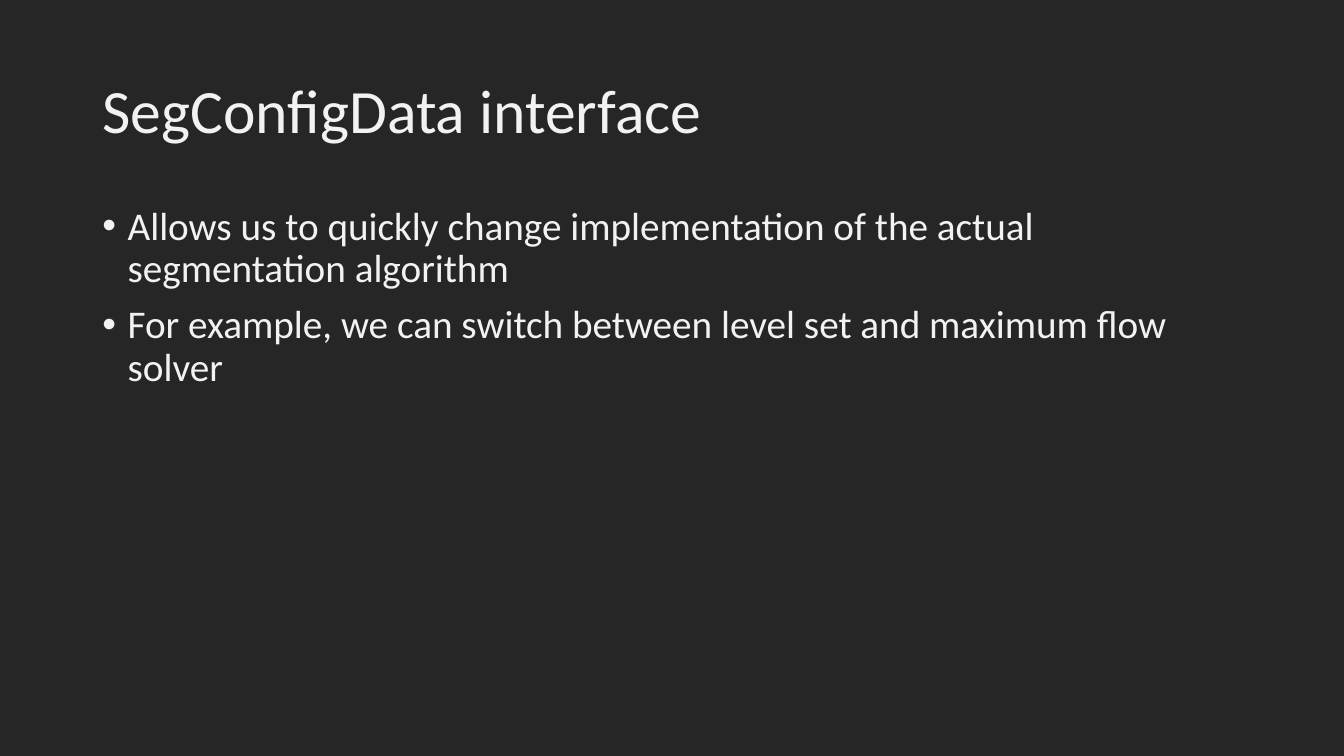
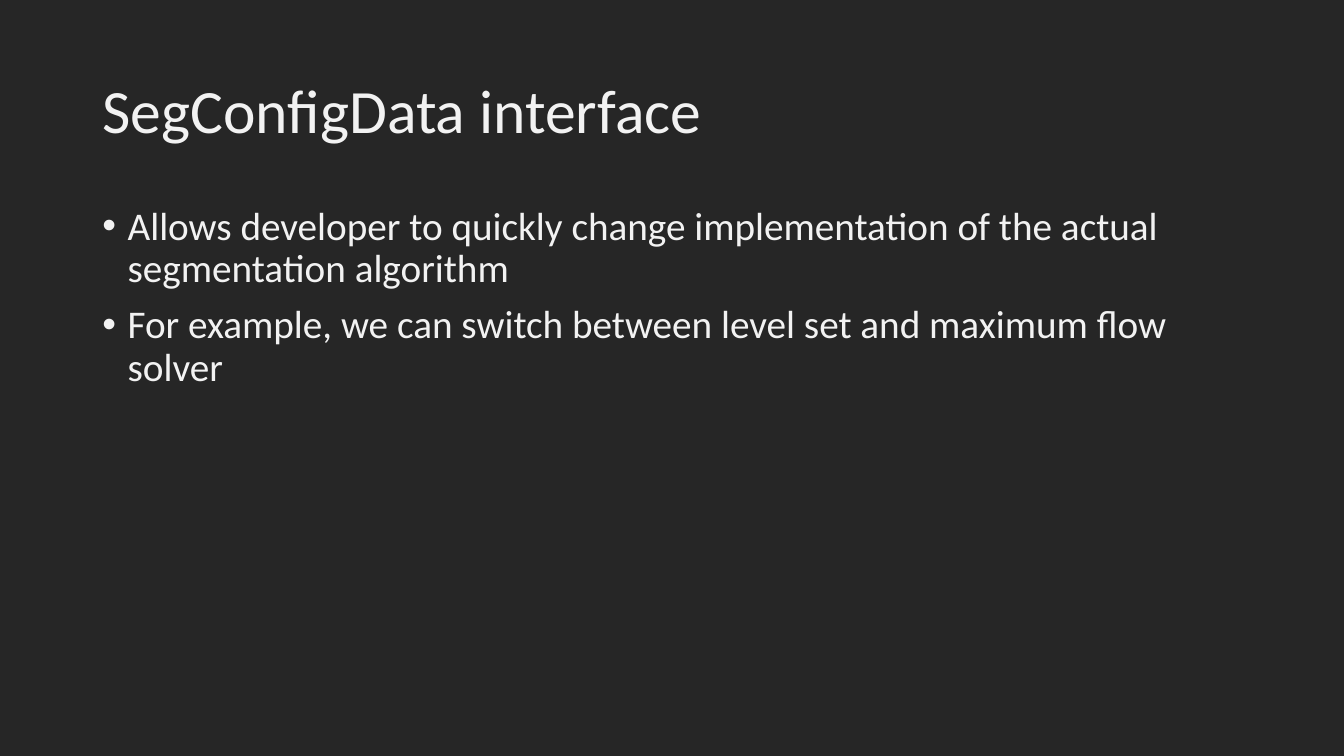
Before and after one commit to qwerty6601/Machine_Learning_Project_Overview, a slide deck: slide 13 of Machine_Learning_Internship_Promadent.pptx. Drawn at 1344x756 pixels with LibreOffice and Linux fonts; fonts in the diff are those of the drawing. Boxes give left, top, right and bottom in pixels: in the first picture for what was removed or moved away, otherwise in the second. Text is boxed around its words. In the diff, an @@ line names an element or a change of style, - is before the commit and + after.

```diff
--- a/Machine_Learning_Internship_Promadent.pptx
+++ b/Machine_Learning_Internship_Promadent.pptx
@@ text at (128, 212, 1158, 289): text changed @@
-• Allows us to quickly change implementation of the actual segmentation algorithm
+• Allows developer to quickly change implementation of the actual segmentation algorithm
```
Also in this commit, not shown: 3 other slides changed, 2 other files.
